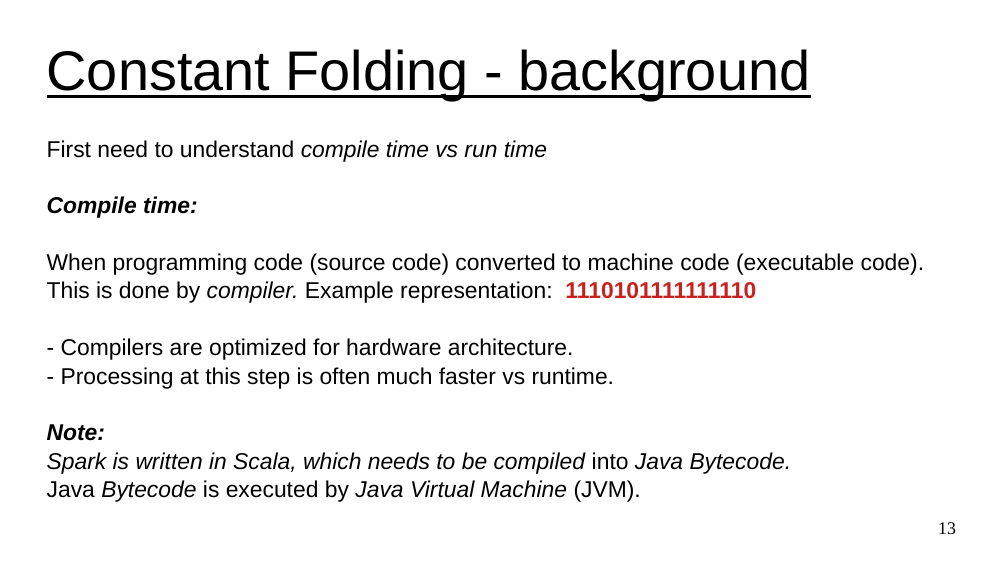
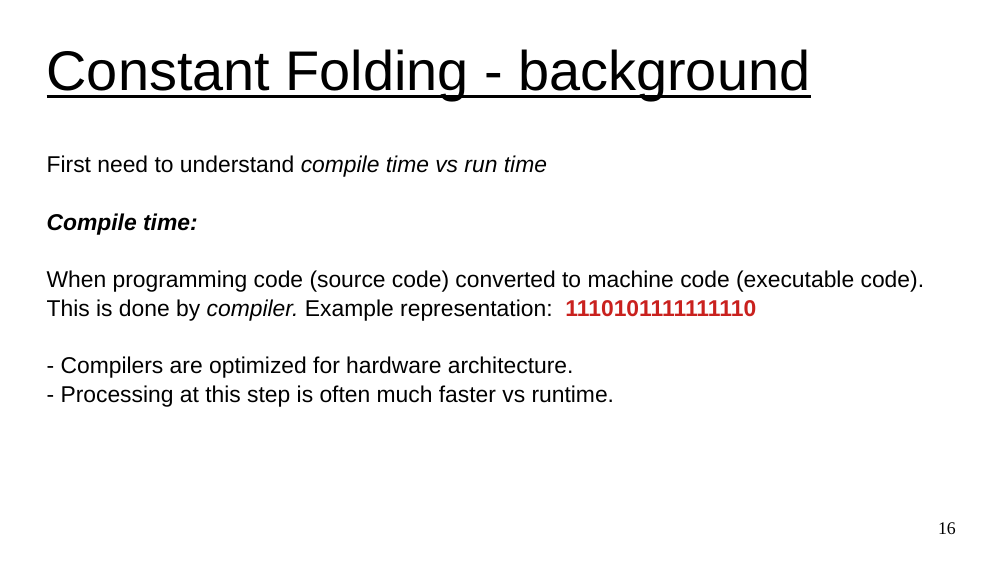
Before and after one commit to UVADS/distributed_computing, a slide deck: slide 16 of 03_dataframes_and_spark_sql/content_catalyst_optimizer/catalyst_optimizer_for_spark_sql.ppt (slide 13 before the commit). Drawn at 1008x567 pixels with LibreOffice and Linux fonts; fonts in the diff are those of the drawing. Boxes give left, top, right and bottom in pixels: in the first picture for what was removed or moved away, otherwise in the second. Text is boxed around its words. In the diff, an @@ line names an element or a change of style, - is before the commit and + after.

```diff
--- a/03_dataframes_and_spark_sql/content_catalyst_optimizer/catalyst_optimizer_for_spark_sql.ppt
+++ b/03_dataframes_and_spark_sql/content_catalyst_optimizer/catalyst_optimizer_for_spark_sql.ppt
@@ subtitle "First need to understand compile ...": place and size @@
-subtitle "First need to understand compile ..." at <box>47,253,925,502</box>
+subtitle "First need to understand compile ..." at <box>47,155,925,407</box>
@@ subtitle at <box>47,424,792,502</box>: paragraphs removed @@
-Note:
-Spark is written in Scala, which needs to be compiled into Java Bytecode.
-Java Bytecode is executed by Java Virtual Machine (JVM).
@@ page number at <box>938,522,956,534</box>: text changed @@
-13
+16
```
Also in this commit, not shown: 3 other slides changed, 5 slides added, 1 slide removed, 1 other file.
